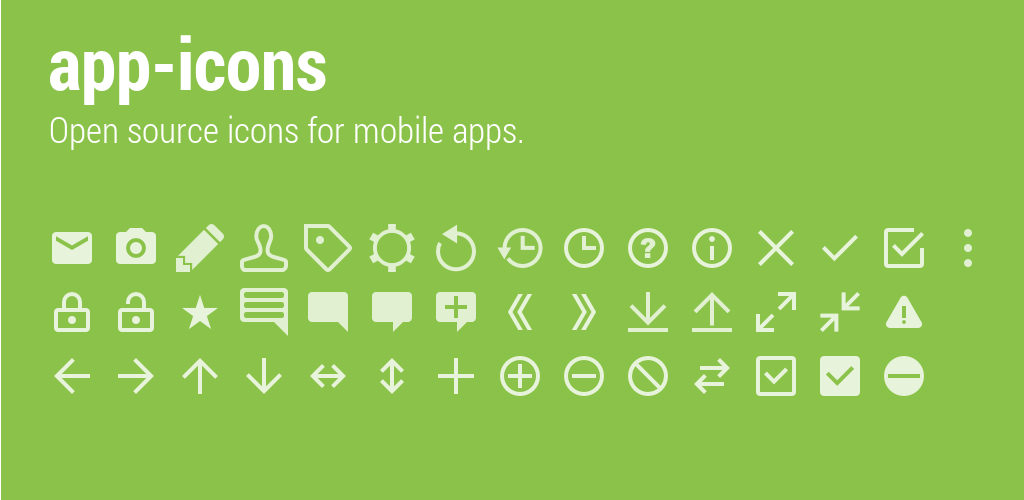
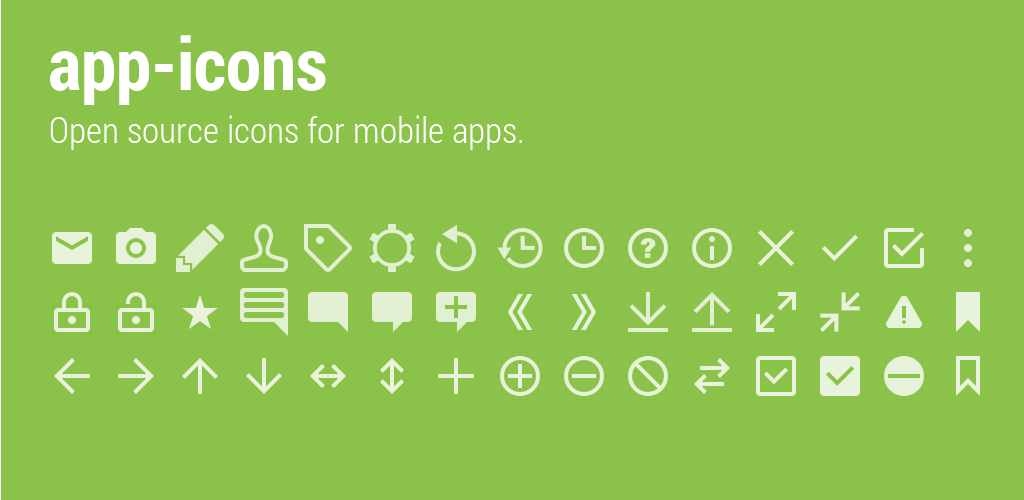
Comparing the layer stacks of the two 1024×500 images. Changes:
added layer "ic_action_bookmark2.png" in group "icons" over [956, 356, 980, 396]
added layer "ic_action_bookmark.png" in group "icons" over [956, 292, 980, 332]
